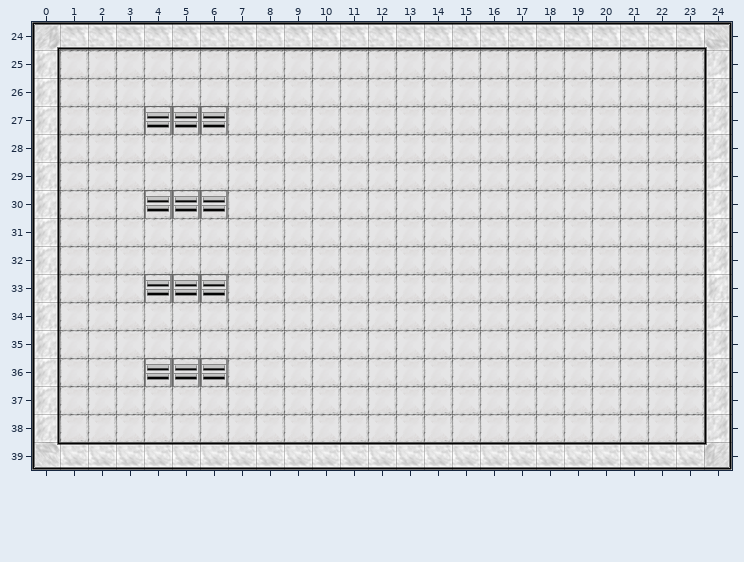
Two versions of a level (Tiled map (JSON), assets/tilemaps/FOFlvl1.json). This is how it looked before the edit.
Cells are 32x32 px. Shown: x 0..24, y 24..39.
New version:
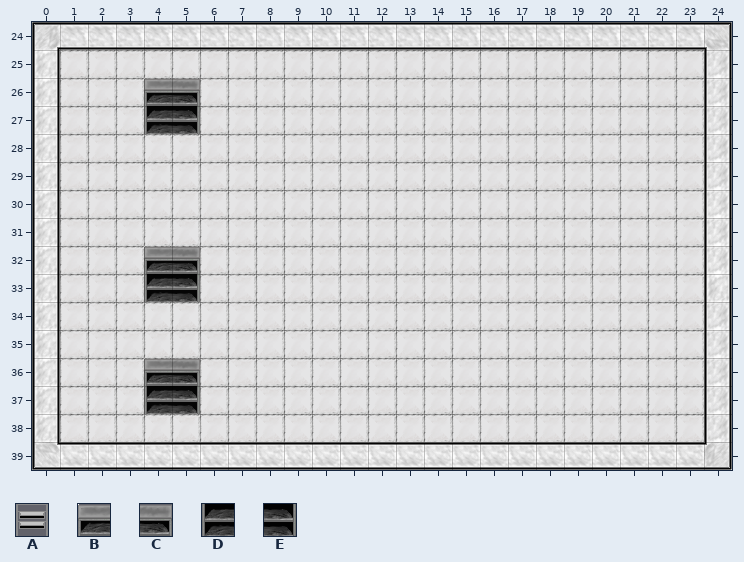
Key: from "newTileset": A 1, B 3, C 4, D 23, E 24.
_ is an empty cell, . an unchanged one.
The edit:
--- layer "World"
@@ x 4..6 @@
-27 AAA
+27 DE_
@@ x 4..6 @@
-30 AAA
+30 ___
@@ x 4..6 @@
-33 AAA
+33 DE_
@@ x 4..6 @@
-36 AAA
-37 __.
+36 ___
+37 DE.
--- layer "Above Player"
@@ x 4..5 @@
-26 __
+26 BC
@@ x 4..5 @@
-32 __
+32 BC
@@ x 4..5 @@
-36 __
+36 BC
Pixel boxes of the changes (left, top, right, bottom) in both pictures:
changed: (144, 78, 228, 134)
removed: (144, 190, 228, 218)
changed: (144, 246, 228, 302)
changed: (144, 358, 228, 414)
